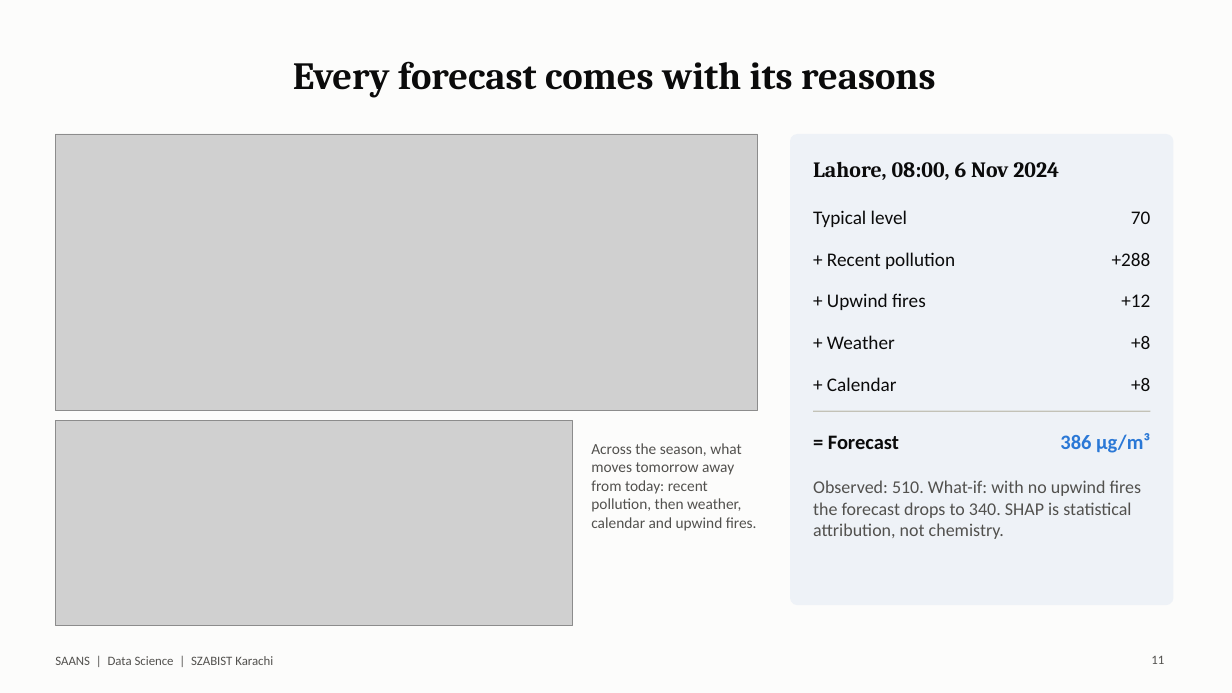
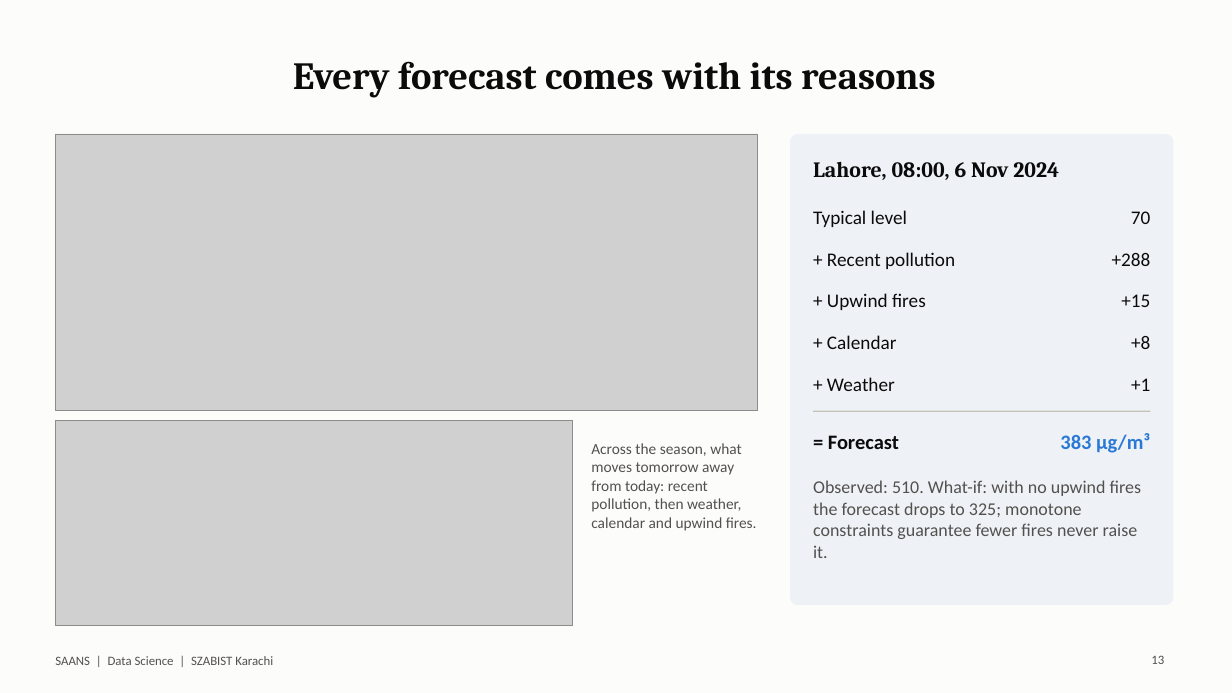
Before and after one commit to FarhanRajputFelix/saans, a slide deck: slide 13 of reports/SAANS_Presentation.pptx (slide 11 before the commit). Drawn at 1232x693 pixels with LibreOffice and Linux fonts; fonts in the diff are those of the drawing; grey boxes stand for pictures. Boxes give left, top, right and bottom in pixels: in the first picture for what was removed or moved away, otherwise in the second. Text is boxed around its words. In the diff, an @@ line names an element or a change of style, - is before the commit and + after.

```diff
--- a/reports/SAANS_Presentation.pptx
+++ b/reports/SAANS_Presentation.pptx
@@ text at [1121,294,1150,307]: text changed @@
-+12
++15
@@ text "+ Calendar": place and size @@
-text "+ Calendar" at [827,377,897,391]
+text "+ Calendar" at [827,335,897,349]
@@ text "+ Weather": place and size @@
-text "+ Weather" at [827,335,895,349]
+text "+ Weather" at [827,377,895,391]
@@ text at [1131,378,1150,391]: text changed @@
-+8
++1
@@ text at [1060,433,1150,453]: text changed @@
-386 µg/m³
+383 µg/m³
@@ text at [813,480,1142,558]: text changed @@
-Observed: 510. What-if: with no upwind fires the forecast drops to 340. SHAP is statistical attribution, not chemistry.
+Observed: 510. What-if: with no upwind fires the forecast drops to 325; monotone constraints guarantee fewer fires never raise it.
@@ page number at [1151,655,1164,664]: text changed @@
-11
+13
```
Also in this commit, not shown: 10 other slides changed, 4 slides added, 1 slide removed, 4 other files.
